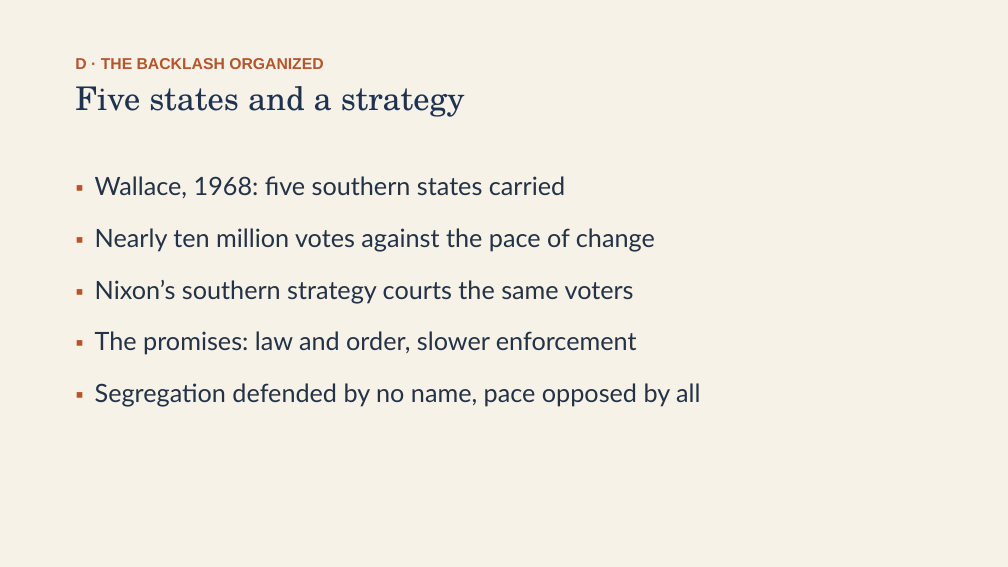
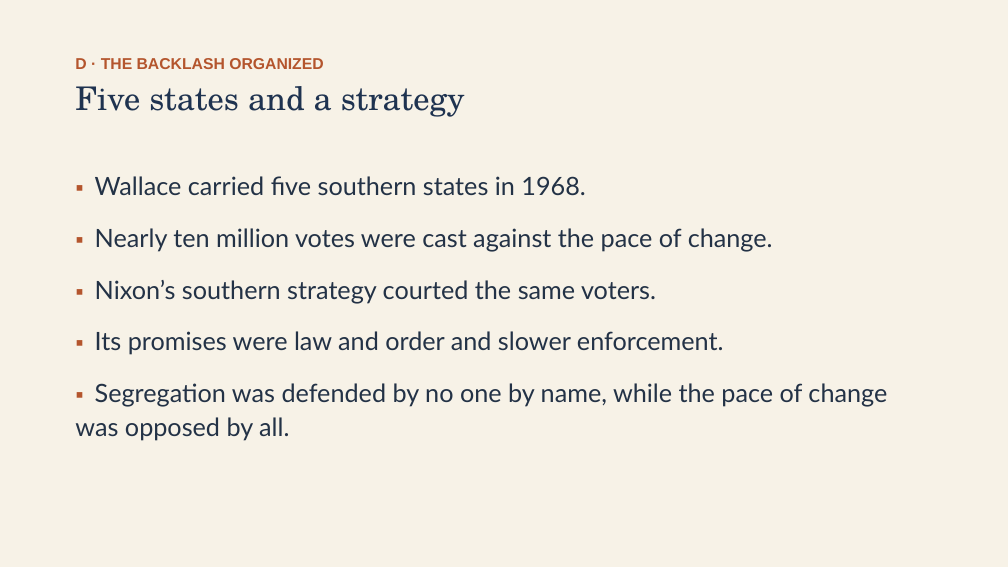
Before and after one commit to ab17gthb/humanities-curriculum-group, a slide deck: slide 12 of civil-rights/lesson-08/lesson-08-slides.pptx. Drawn at 1008x567 pixels with LibreOffice and Linux fonts; fonts in the diff are those of the drawing. Boxes give left, top, right and bottom in pixels: in the first picture for what was removed or moved away, otherwise in the second. Text is boxed around its words. In the diff, an @@ line names an element or a change of style, - is before the commit and + after.

```diff
--- a/civil-rights/lesson-08/lesson-08-slides.pptx
+++ b/civil-rights/lesson-08/lesson-08-slides.pptx
@@ text at (x1=75, y1=176, x2=887, y2=441): text changed @@
-▪ Wallace, 1968: five southern states carried
-▪ Nearly ten million votes against the pace of change
-▪ Nixon’s southern strategy courts the same voters
-▪ The promises: law and order, slower enforcement
-▪ Segregation defended by no name, pace opposed by all
+▪ Wallace carried five southern states in 1968.
+▪ Nearly ten million votes were cast against the pace of change.
+▪ Nixon’s southern strategy courted the same voters.
+▪ Its promises were law and order and slower enforcement.
+▪ Segregation was defended by no one by name, while the pace of change was opposed by all.
```
Also in this commit, not shown: 7 other slides changed, 6 other files.
